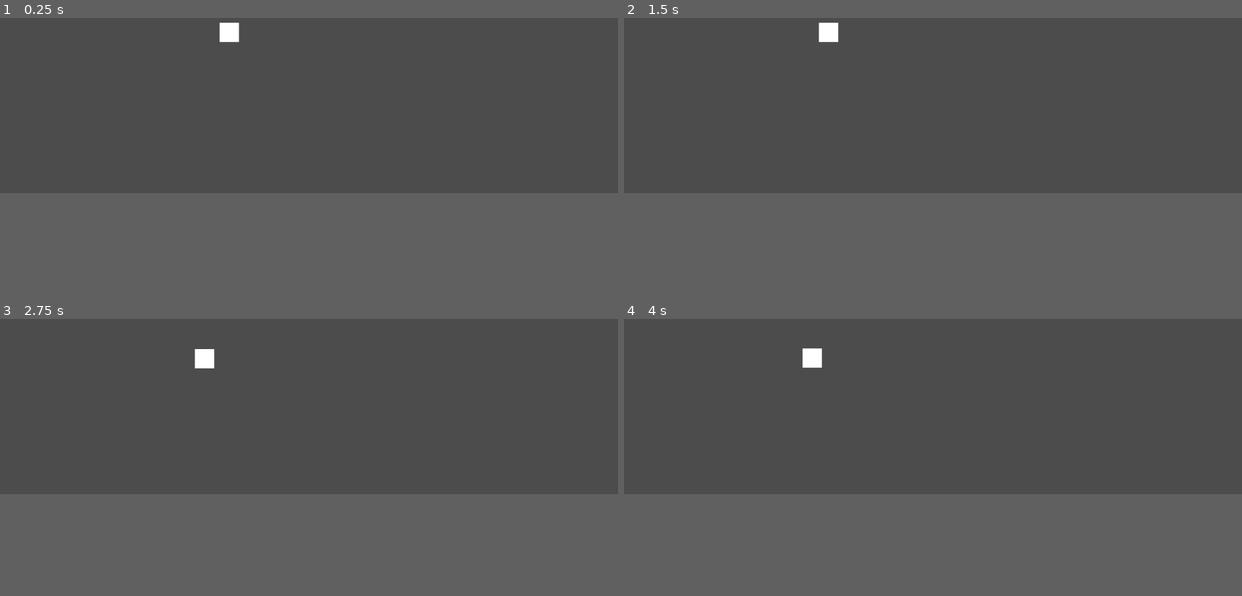
Above: before the commit, frames 1-4 (two rows, left to right).
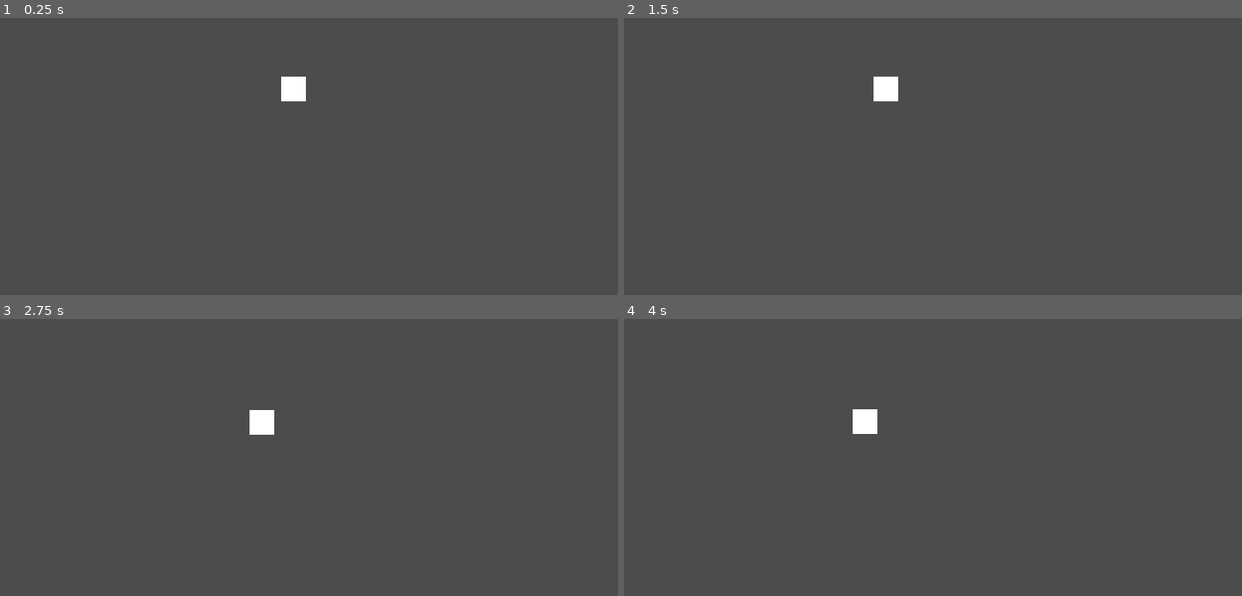
Above: after the commit, the same moments.

Repository: cdz01/project_collection2D
Game: Godot game, scene res://resource/levels/testing.tscn
Same seed, same stepped clock (60 frames per second), same inputs: the game is played once before the commit and once after it.
Inputs:
- Up to frame 1 (0.25 s): no input
- Up to frame 2 (1.5 s): tap Enter at 0.5 s; hold A (A) 0.53-1.28 s; tap D (D) at 1.35 s
- Up to frame 3 (2.75 s): tap Space at 2 s; hold S (S) from 2.03 s (still down)
- Up to frame 4 (4 s): release S (S) at 2.78 s; tap W (W) at 2.85 s; tap Enter at 3.5 s; hold A (A) from 3.53 s (still down)
In our replay, the window is 800x468 before the commit and 800x600 after it. These sizes can differ from the game's own. Grey fills any space a smaller window leaves; there, only what the larger window draws over its background counts as a difference.

The runs differ from the first frame. In frame 1, 0.6% of the frame differs, in the area x 35-50%, y 1-31%; in frame 2, 0.6%; in frame 3, 0.6%; in frame 4, 0.6%.

Commit message:
develop 0.0.0

Diff:
--- a/default_env.tres
+++ b/default_env.tres
@@ -3,5 +3,5 @@
 [sub_resource type="ProceduralSky" id=1]
 
 [resource]
-background_mode = 2
 background_sky = SubResource( 1 )
+background_energy = 0.0
--- a/project.godot
+++ b/project.godot
@@ -18,6 +18,11 @@
 config/name="project_collection2D"
 run/main_scene="res://resource/levels/testing.tscn"
 config/icon="res://icon.png"
+
+[display]
+
+window/size/width=800
+window/vsync/use_vsync=false
 
 [input]
 
@@ -45,6 +50,25 @@
 [rendering]
 
 quality/driver/driver_name="GLES2"
+quality/intended_usage/framebuffer_allocation=0
+quality/intended_usage/framebuffer_allocation.mobile=0
 vram_compression/import_etc=true
 vram_compression/import_etc2=false
+quality/directional_shadow/size=256
+quality/directional_shadow/size.mobile=256
+quality/shadow_atlas/size=256
+quality/shadow_atlas/size.mobile=256
+quality/shadow_atlas/quadrant_0_subdiv=0
+quality/shadow_atlas/quadrant_1_subdiv=0
+quality/shadow_atlas/quadrant_2_subdiv=0
+quality/shadow_atlas/quadrant_3_subdiv=0
+quality/reflections/texture_array_reflections=false
+quality/reflections/high_quality_ggx=false
+quality/shading/force_vertex_shading.mobile=false
+quality/shading/force_lambert_over_burley.mobile=false
+quality/shading/force_blinn_over_ggx.mobile=false
+quality/depth_prepass/enable=false
+quality/reflections/atlas_size=126
+quality/reflections/atlas_subdiv=2
+quality/depth/hdr=false
 environment/default_environment="res://default_env.tres"
--- a/resource/characters/scripts/character_controller.gd
+++ b/resource/characters/scripts/character_controller.gd
@@ -15,14 +15,10 @@
 	velocity = Vector2();
 	direction = Vector2();
 
-func _physics_process(delta):
+func _physics_process(delta) -> void:
 	direction = Vector2(Input.get_action_strength("D") - Input.get_action_strength("A"),
 	Input.get_action_strength("S") - Input.get_action_strength("W"));
 
-	if direction.length() != 0:
-		last_acc -= delta;
-	else:
-		last_acc = acceleration;
 
 	velocity.x = direction.x * speed * time_march;
 	velocity.y = direction.y * speed * time_march;
